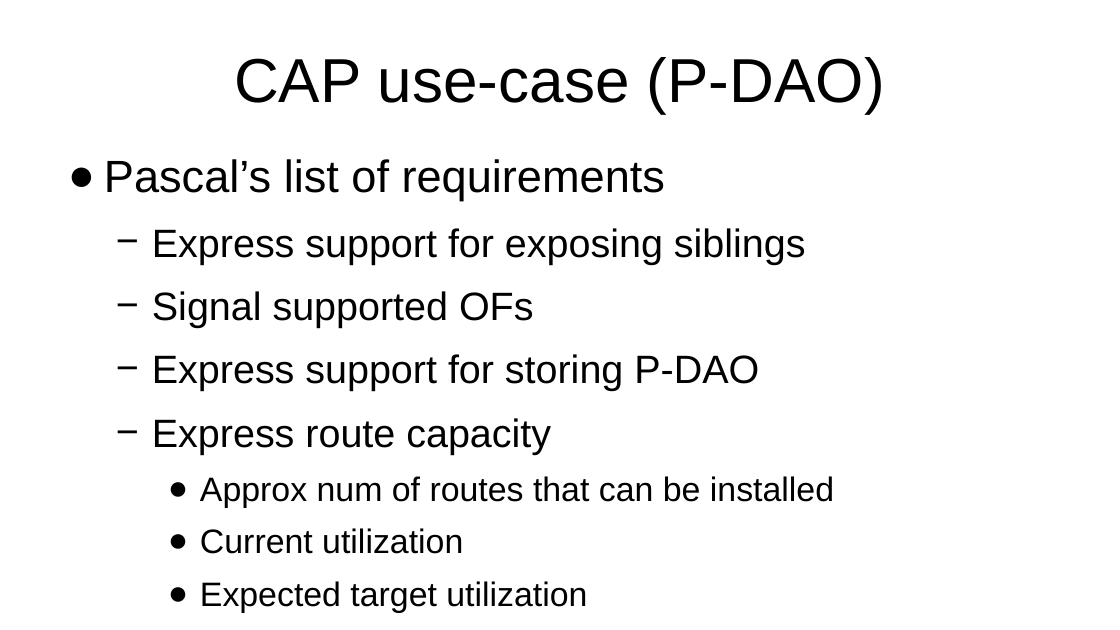
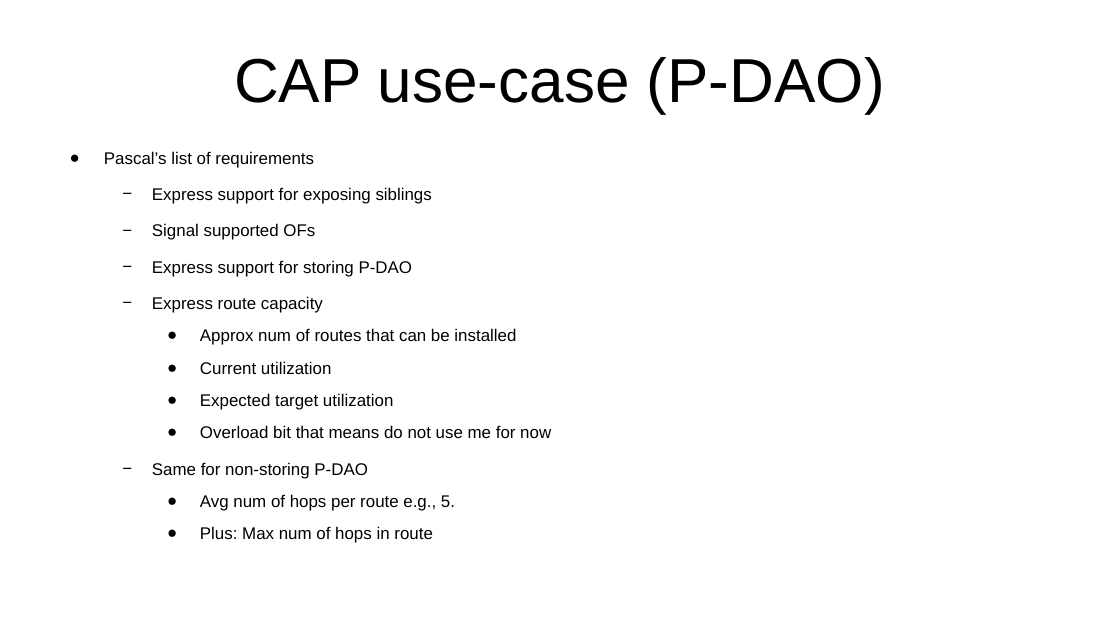
Before and after one commit to roll-wg/ROLL-Interim-Meeting, a slide deck: slide 9 of ROLL-Interim.odp (slide 10 before the commit). Drawn at 1120x630 pixels with LibreOffice and Linux fonts; fonts in the diff are those of the drawing. Boxes give left, top, right and bottom in pixels: in the first picture for what was removed or moved away, otherwise in the second. Text is boxed around its words. In the diff, an @@ line names an element or a change of style, - is before the commit and + after.

```diff
--- a/ROLL-Interim.odp
+++ b/ROLL-Interim.odp
@@ text "Pascal’s list of requirements" at [104,151,551,543]: size 32 to 12 pt in "Pascal’s list of requirements"; size 28 to 12 pt in "Express support for exposing siblings", "Signal supported OFs", "Express support for storing P-DAO", "Express route capacity" and 1 more places; size 24 to 12 pt in "Approx num of routes that can be ...", "Current utilization", "Expected target utilization", "Overload bit that means do not use ..." and 2 more places; indent changed @@
```
Also in this commit, not shown: 2 other slides changed, 1 slide removed, 1 other file.
